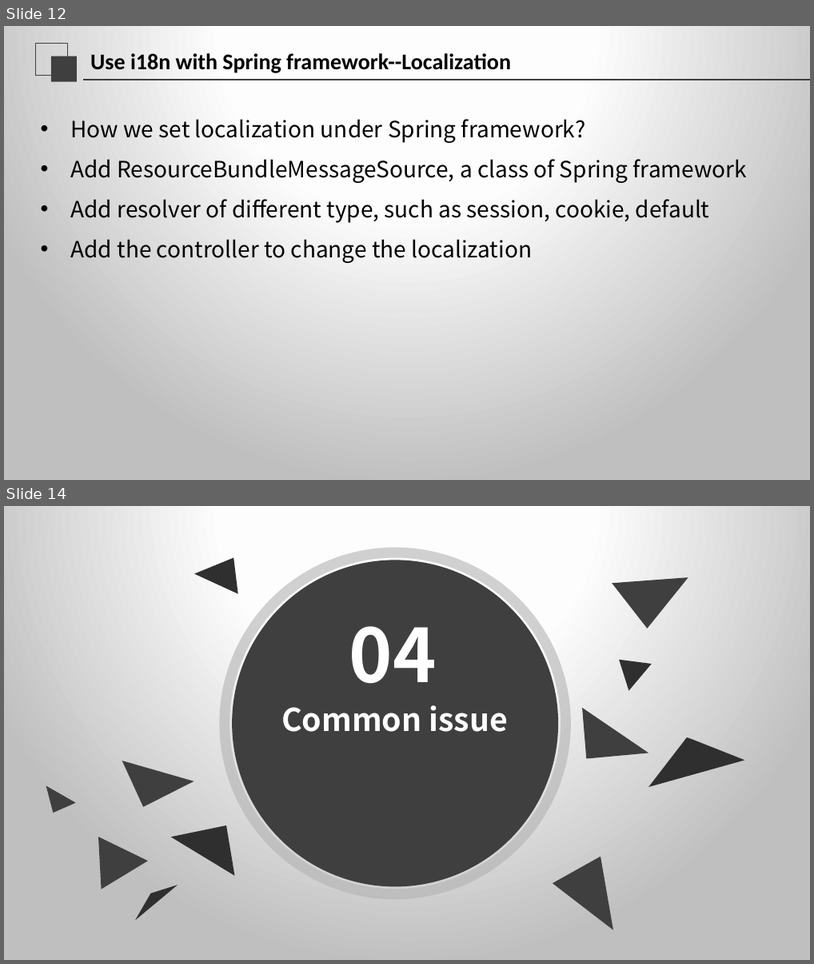
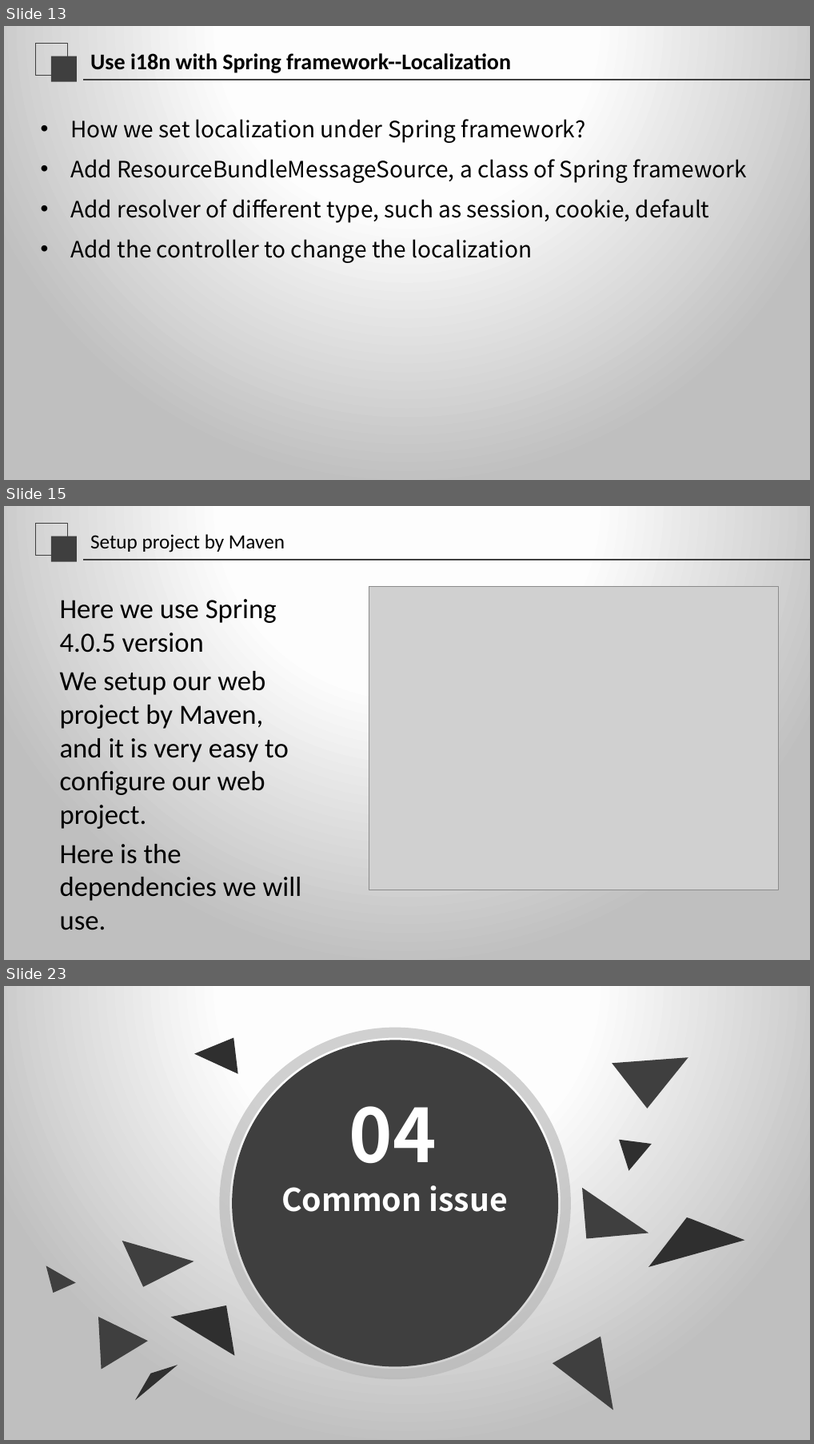
Before and after one commit to jishiting/SpringI18N, a slide deck: Internationalization.pptx. Shown one above the other, each under a label of ours: slides 12 and 14 before the commit, slides 13, 15 and 23 after it; the slides between them are not shown. The pictures are 814x964 and 814x1444 pixels, drawn with LibreOffice and Linux fonts; fonts in the diff are those of the drawing; grey boxes stand for pictures. Boxes give left, top, right and bottom in pixels: in the first picture for what was removed or moved away, otherwise in the second. Text is boxed around its words. In the diff, an @@ line names an element or a change of style, - is before the commit and + after.

```diff
--- a/Internationalization.pptx
+++ b/Internationalization.pptx
@@ slide 15 added at box(4, 506, 810, 960), background gradient #FFFFFF to #FEFEFE to #BFBFBF; not listed: 3 template elements that a slide beside it also shows @@
@@ title added at box(90, 534, 285, 552), 18 pt, text #000000 @@
+Setup project by Maven
@@ text added at box(60, 599, 302, 900), 24.8 pt, text #000000 @@
+Here we use Spring 4.0.5 version
+We setup our web project by Maven, and it is very easy to configure our web project.
+Here is the dependencies we will use.
@@ picture added at box(370, 587, 779, 890) @@
@@ what was slide 12 is now slide 13 @@
@@ what was slide 14 is now slide 23 @@
```
Also in this commit, not shown: 2 slides changed, 9 other slides added, 1 slide removed.
